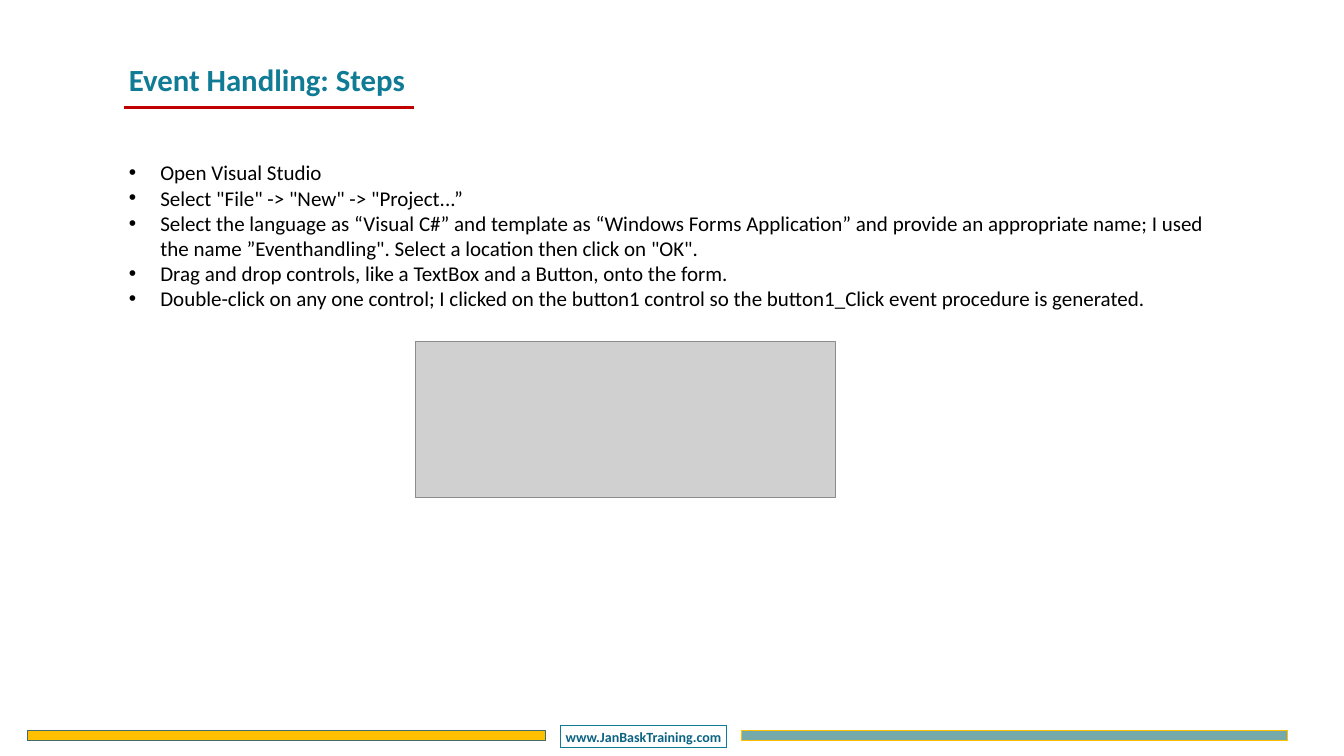
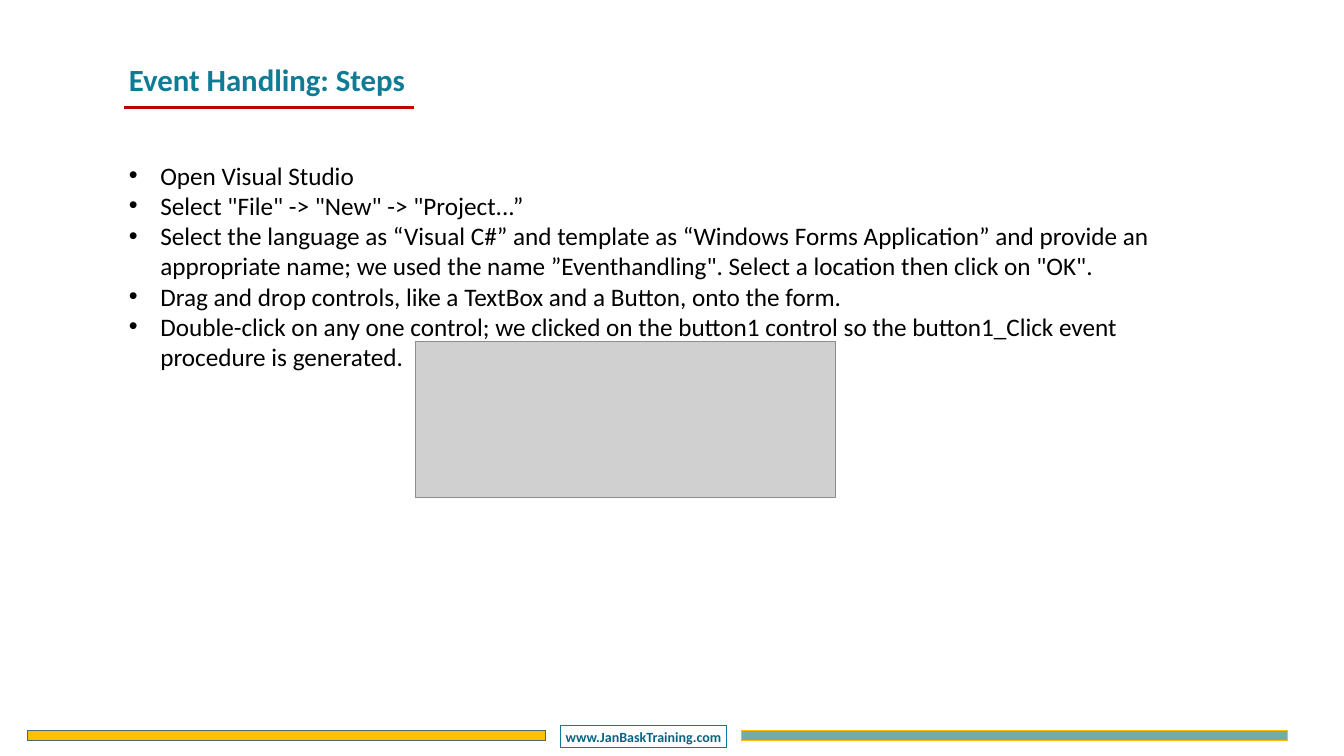
Before and after one commit to DotNetTraining/DotNetDesktop, a slide deck: slide 10 of slides/WFA/WFA - Chapter1.pptx (slide 11 before the commit). Drawn at 1344x756 pixels with LibreOffice and Linux fonts; fonts in the diff are those of the drawing; grey boxes stand for pictures; background and template pictures are left out. Boxes give left, top, right and bottom in pixels: in the first picture for what was removed or moved away, otherwise in the second. Text is boxed around its words. In the diff, an @@ line names an element or a change of style, - is before the commit and + after.

```diff
--- a/slides/WFA/WFA - Chapter1.pptx
+++ b/slides/WFA/WFA - Chapter1.pptx
@@ text at (x1=160, y1=167, x2=841, y2=311): size 30 to 36 pt in "Open Visual Studio", "Select "File" -> "New" -> "Project...”", "Drag and drop controls, like a TextBox ..." @@
@@ text at (x1=160, y1=227, x2=1148, y2=280): text changed; size 30 to 36 pt @@
-• Select the language as “Visual C#” and template as “Windows Forms Application” and provide an appropriate name; I used the name ”Eventhandling". Select a location then click on "OK".
+• Select the language as “Visual C#” and template as “Windows Forms Application” and provide an appropriate name; we used the name ”Eventhandling". Select a location then click on "OK".
@@ text at (x1=160, y1=318, x2=1117, y2=371): text changed; size 30 to 36 pt @@
-• Double-click on any one control; I clicked on the button1 control so the button1_Click event procedure is generated.
+• Double-click on any one control; we clicked on the button1 control so the button1_Click event procedure is generated.
```
Also in this commit, not shown: 5 other slides changed, 1 slide added, 3 slides removed, 1 other file.
